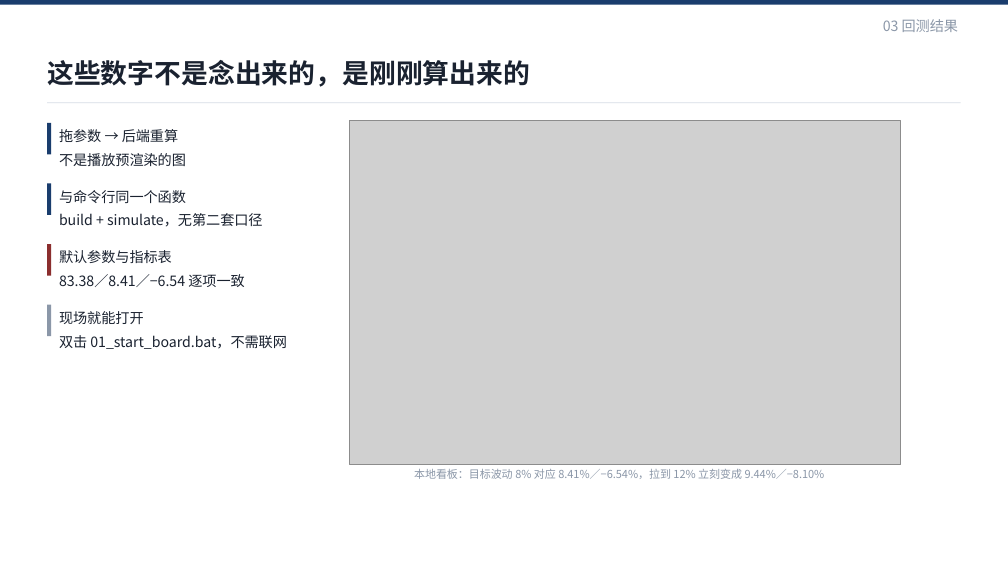
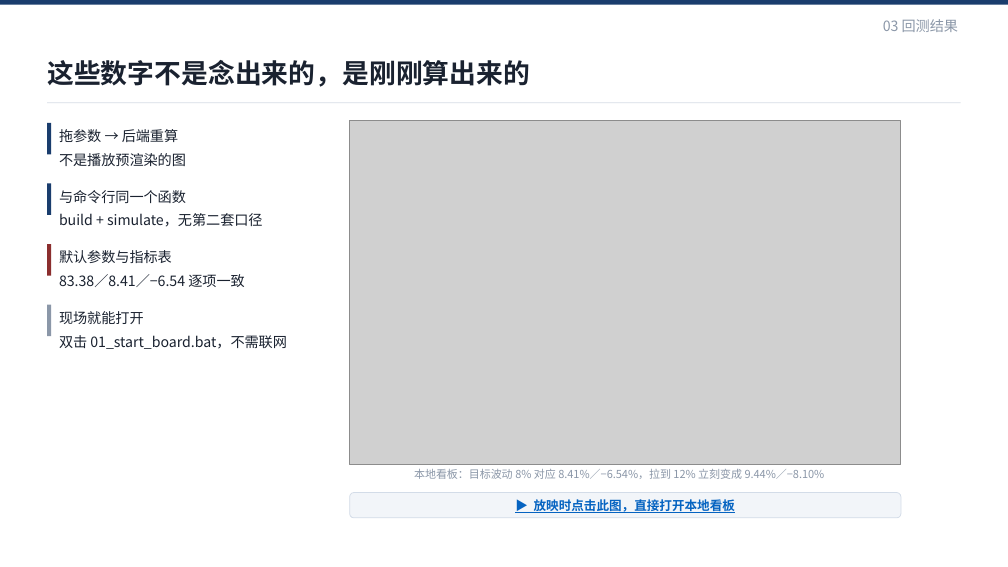
Before and after one commit to youool/dividend-bond-allocation, a slide deck: slide 16 of report/红利低波与国债配置策略_课程汇报/红利低波与国债配置策略_课程汇报.pptx. Drawn at 1008x567 pixels with LibreOffice and Linux fonts; fonts in the diff are those of the drawing; grey boxes stand for pictures. Boxes give left, top, right and bottom in pixels: in the first picture for what was removed or moved away, otherwise in the second. Text is boxed around its words. In the diff, an @@ line names an element or a change of style, - is before the commit and + after.

Commit message:
PPT P16 看板截图加超链接，放映时点图即可打开本地看板
- 看板截图与图下新增的按钮条都指向 http://127.0.0.1:8777/（rId4，External）
- 修改方式为 python-pptx 直接写 shape.click_action 与 run.hyperlink；
  注意 slidep 的 upsert-dsl 会按 DSL 重建页面，重写 P16 会丢掉这两个链接
- P16 备注补一句操作提示，正文压到 4,182 字 / 约 19.9 分钟
- 讲稿 docx 按最新备注重出，页眉补超链接说明与「点图可打开」的时长备注
- 课堂演示卡补：先启动服务再放映、首次点击可能有安全提示、打不开就 Alt+Tab

```diff
--- a/report/红利低波与国债配置策略_课程汇报/红利低波与国债配置策略_课程汇报.pptx
+++ b/report/红利低波与国债配置策略_课程汇报/红利低波与国债配置策略_课程汇报.pptx
@@ rounded rectangle added at <box>350,493,901,518</box>, fill #F2F5F9, outline #D3DCE8 0.75 pt, 12 pt, text #0563C1, bold, underline @@
+▶ 放映时点击此图，直接打开本地看板
```
Also in this commit, not shown: 2 other files.
